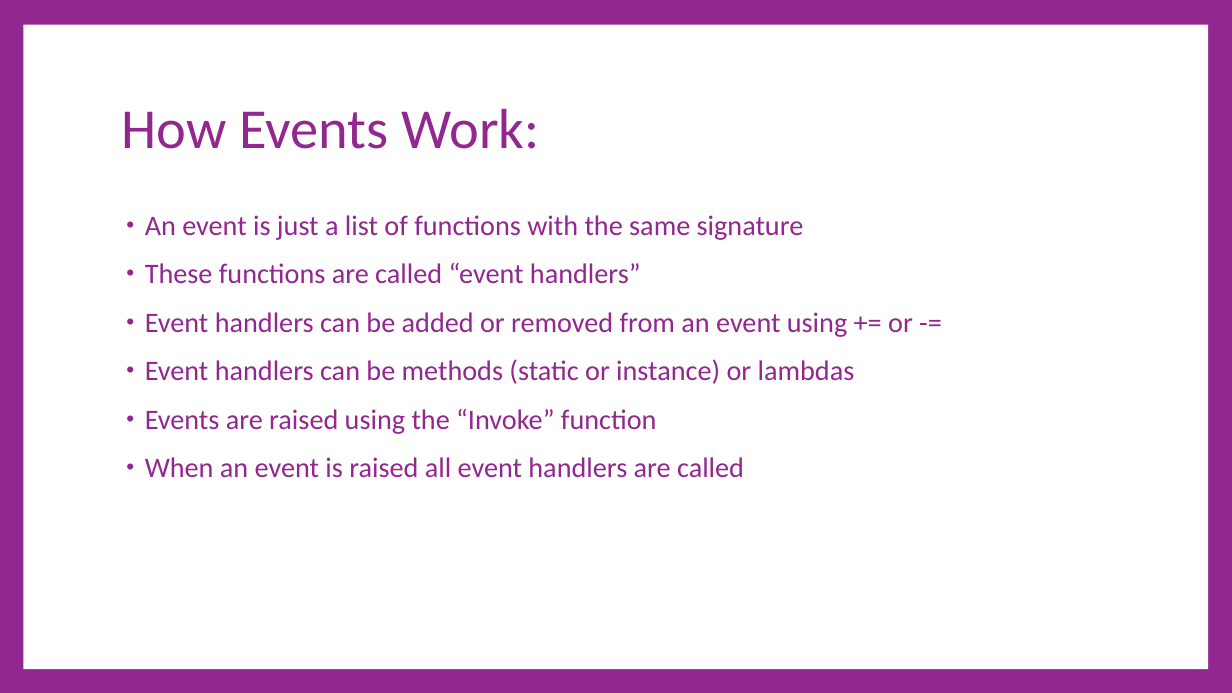
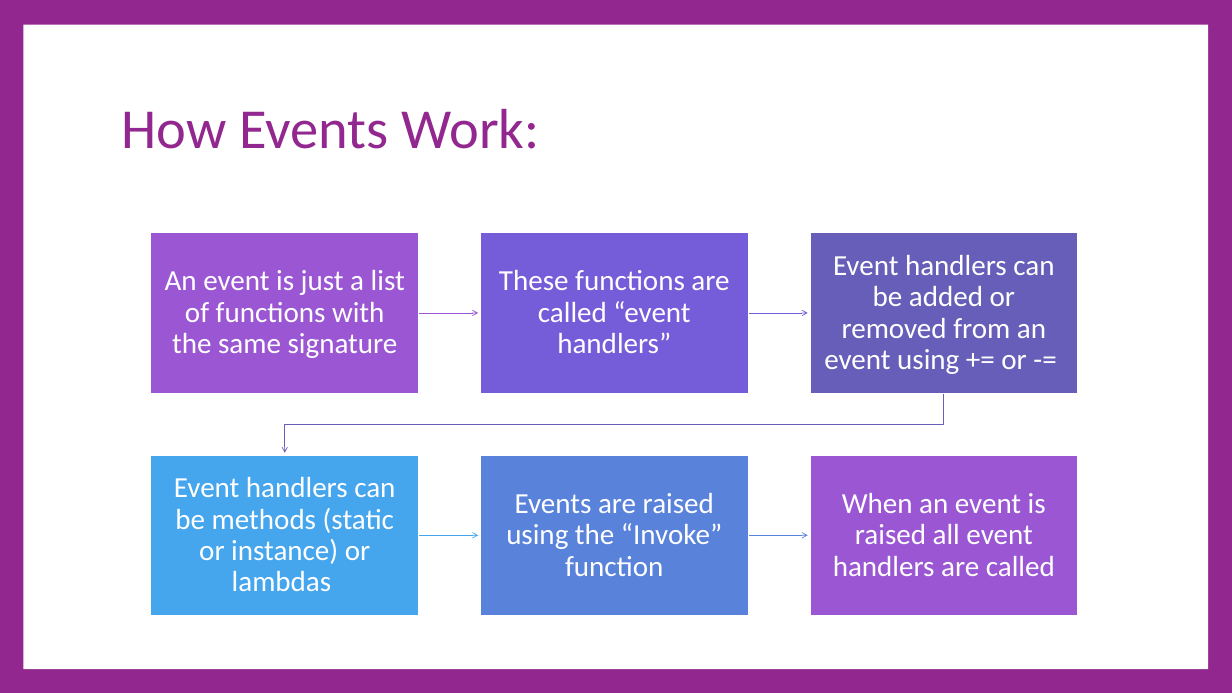
Before and after one commit to cdiggins/cs321, a slide deck: slide 14 of class-notes/cs321-winter-2023-lecture-15-final-project.pptx. Drawn at 1232x693 pixels with LibreOffice and Linux fonts; fonts in the diff are those of the drawing. Boxes give left, top, right and bottom in pixels: in the first picture for what was removed or moved away, otherwise in the second. Text is boxed around its words. In the diff, an @@ line names an element or a change of style, - is before the commit and + after.

```diff
--- a/class-notes/cs321-winter-2023-lecture-15-final-project.pptx
+++ b/class-notes/cs321-winter-2023-lecture-15-final-project.pptx
@@ text removed at [145,215,913,477] @@
-• An event is just a list of functions with the same signature
-• These functions are called “event handlers”
-• Event handlers can be added or removed from an event using += or -=
-• Event handlers can be methods (static or instance) or lambdas
-• Events are raised using the “Invoke” function
-• When an event is raised all event handlers are called
@@ group added at [151,233,1078,616]: 6 rectangles, 6 texts, 5 freeform shapes @@
+An event is just a list of functions with the same signature
+These functions are called “event handlers”
+Event handlers can be added or removed from an event using += or -=
+Event handlers can be methods (static or instance) or lambdas
+Events are raised using the “Invoke” function
+When an event is raised all event handlers are called
```
Also in this commit, not shown: 10 other slides changed, 9 slides added, 4 slides removed, 1 other file.
